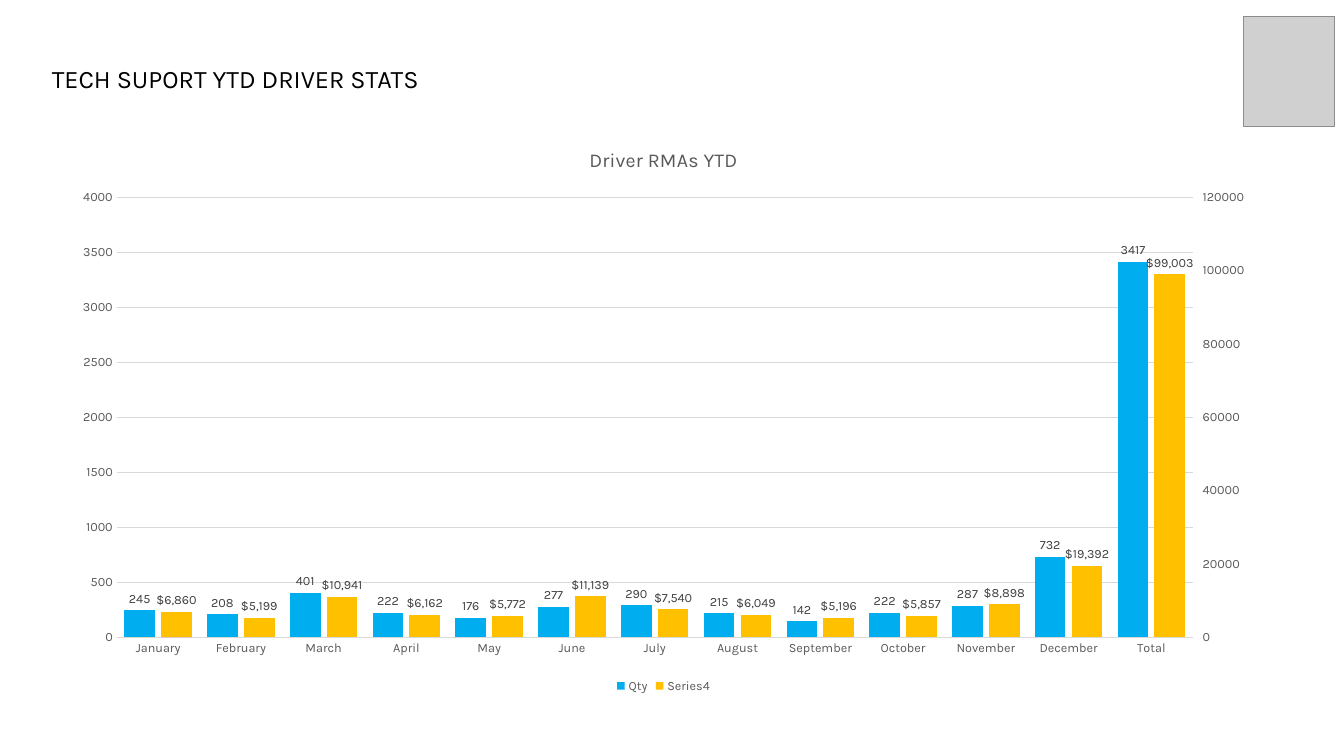
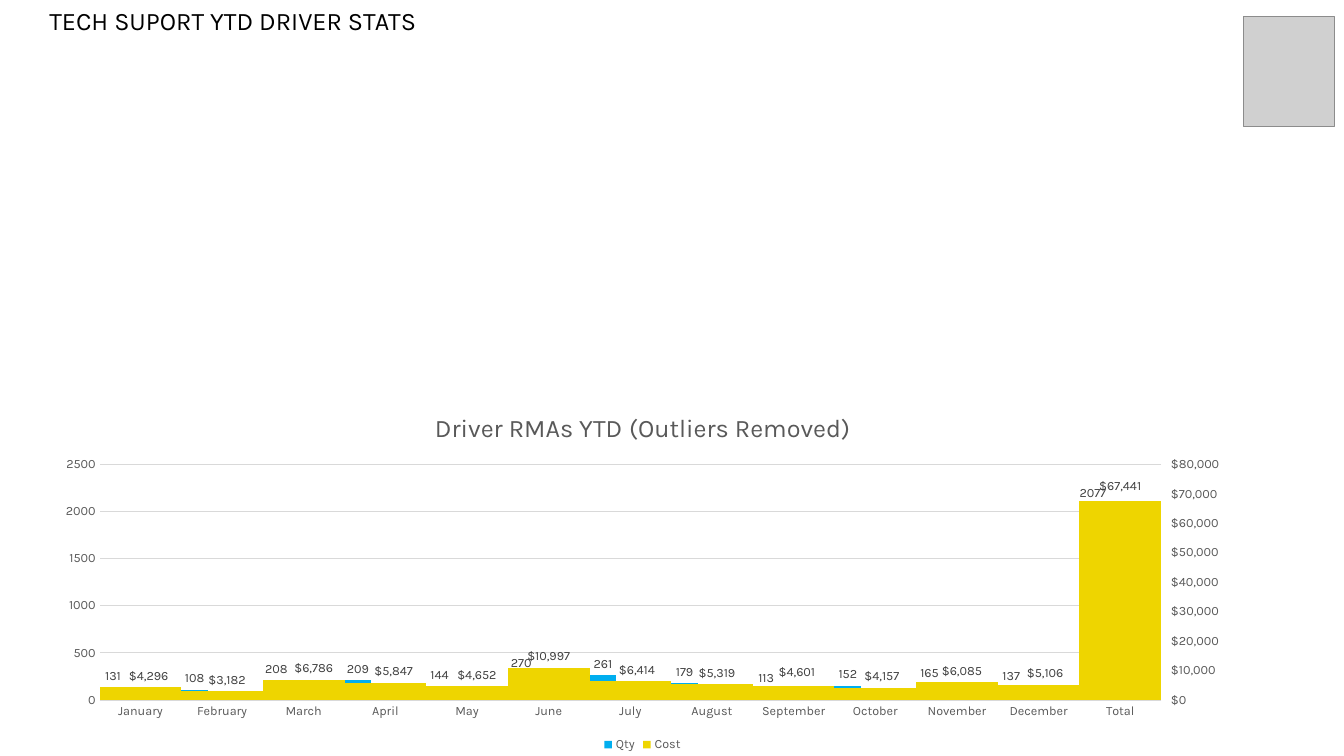
Before and after one commit to Vinladar/USAI, a slide deck: slide 5 of Code/Output/December_2021/TECH SUPPORT METRICS December.pptx. Drawn at 1344x756 pixels with LibreOffice and Linux fonts; fonts in the diff are those of the drawing; grey boxes stand for pictures; background and template pictures are left out. Boxes give left, top, right and bottom in pixels: in the first picture for what was removed or moved away, otherwise in the second. Text is boxed around its words. In the diff, an @@ line names an element or a change of style, - is before the commit and + after.

```diff
--- a/Code/Output/December_2021/TECH SUPPORT METRICS December.pptx
+++ b/Code/Output/December_2021/TECH SUPPORT METRICS December.pptx
@@ text "TECH SUPORT YTD DRIVER STATS": place and size @@
-text "TECH SUPORT YTD DRIVER STATS" at (52, 72, 418, 89)
+text "TECH SUPORT YTD DRIVER STATS" at (49, 14, 416, 31)
@@ column chart at (41, 393, 1243, 756) @@
@@ title "Driver RMAs YTD " to "Driver RMAs YTD (Outliers Removed) " @@
-Qty: 245, 208, 401, 222, 176, 277, 290, 215, 142, 222, 287, 732, 3417
+Qty: 131, 108, 208, 209, 144, 270, 261, 179, 113, 152, 165, 137, 2077
@@ data labels of Qty changed @@
-Series 2: 0, -, -, -, -, -, -, -, -, -, -, -, -
+Series 2: -, -, -, -, -, -, -, -, -, -, -, -
-Series 3: 0, -, -, -, -, -, -, -, -, -, -, -, -
+Series 3: -, -, -, -, -, -, -, -, -, -, -, -
-: 6860, 5199, 10941, 6162, 5772, 11139, 7540, 6049, 5196, 5857, 8898, 19392, 99003
+Cost: 4296, 3182, 6786, 5847, 4652, 10997, 6414, 5319, 4601, 4157, 6085, 5106, 67441
@@ colour of Cost #FFC000 to #EED500 @@
@@ data labels of Cost changed @@
@@ value axis changed @@
@@ bar spacing changed @@
@@ column chart: place and size @@
-column chart at (58, 127, 1268, 698)
+column chart at (41, 393, 1243, 756)
```
Also in this commit, not shown: 2 other slides changed, 20 other files.
